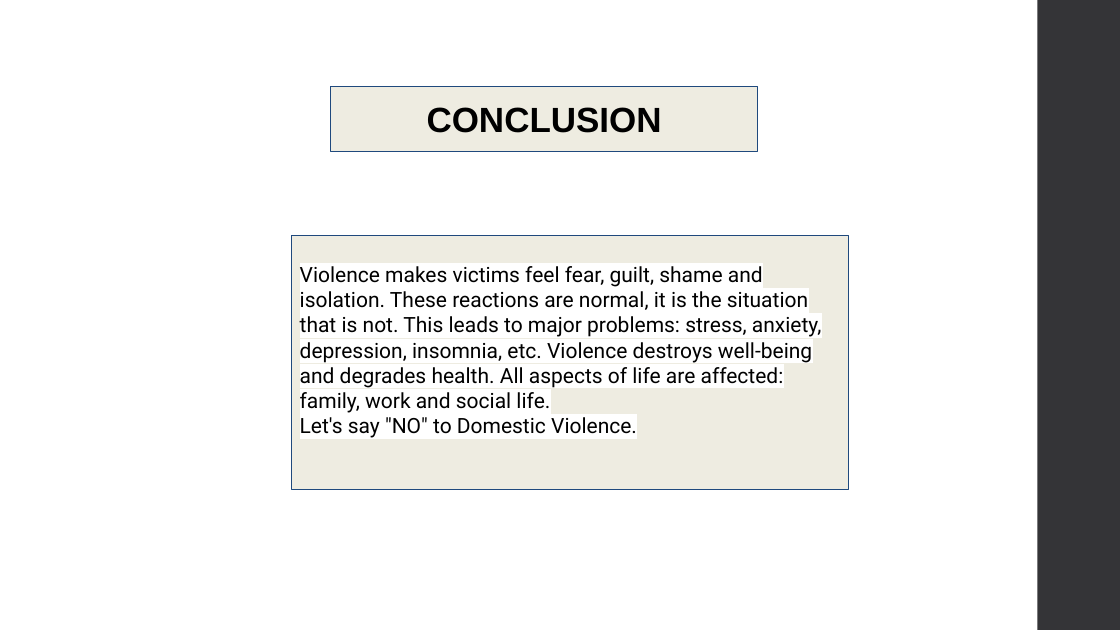
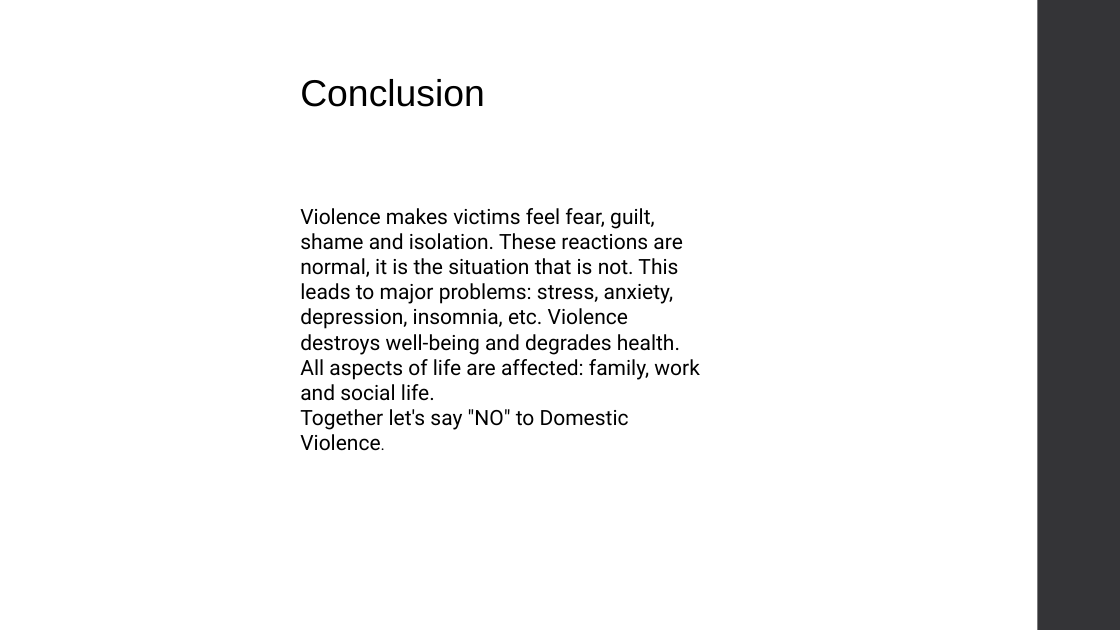
Before and after one commit to kettenieF20/Final-Capstone-Project, a slide deck: slide 23 of Domestic_Violence_on_woman_Ketenie_Flore recent (1).pptx (slide 18 before the commit). Drawn at 1120x630 pixels with LibreOffice and Linux fonts; fonts in the diff are those of the drawing. Boxes give left, top, right and bottom in pixels: in the first picture for what was removed or moved away, otherwise in the second. Text is boxed around its words. In the diff, an @@ line names an element or a change of style, - is before the commit and + after.

```diff
--- a/Domestic_Violence_on_woman_Ketenie_Flore recent (1).pptx
+++ b/Domestic_Violence_on_woman_Ketenie_Flore recent (1).pptx
@@ text "Conclusion": place and size @@
-text "Conclusion" at [331, 86, 759, 150]
+text "Conclusion" at [300, 79, 485, 107]
@@ text "Conclusion" at [300, 79, 485, 107]: vertical alignment middle to top; fill #EEECE1 to none; outline #1F497D 0.75 pt to none @@
@@ text at [300, 79, 485, 107]: text changed; size 30 to 32 pt; bold off @@
-CONCLUSION
+Conclusion
@@ text "Violence makes victims feel fear, ..." at [300, 208, 699, 451]: vertical alignment middle to top; fill #EEECE1 to none; outline #1F497D 0.75 pt to none @@
@@ text "Violence makes victims feel fear, ...": place and size @@
-text "Violence makes victims feel fear, ..." at [292, 235, 849, 489]
+text "Violence makes victims feel fear, ..." at [300, 208, 699, 451]
@@ text at [300, 409, 629, 451]: text changed @@
-Let's say "NO" to Domestic Violence.
+Together let's say "NO" to Domestic Violence.
```
Also in this commit, not shown: 11 other slides changed, 7 slides added, 2 slides removed.
